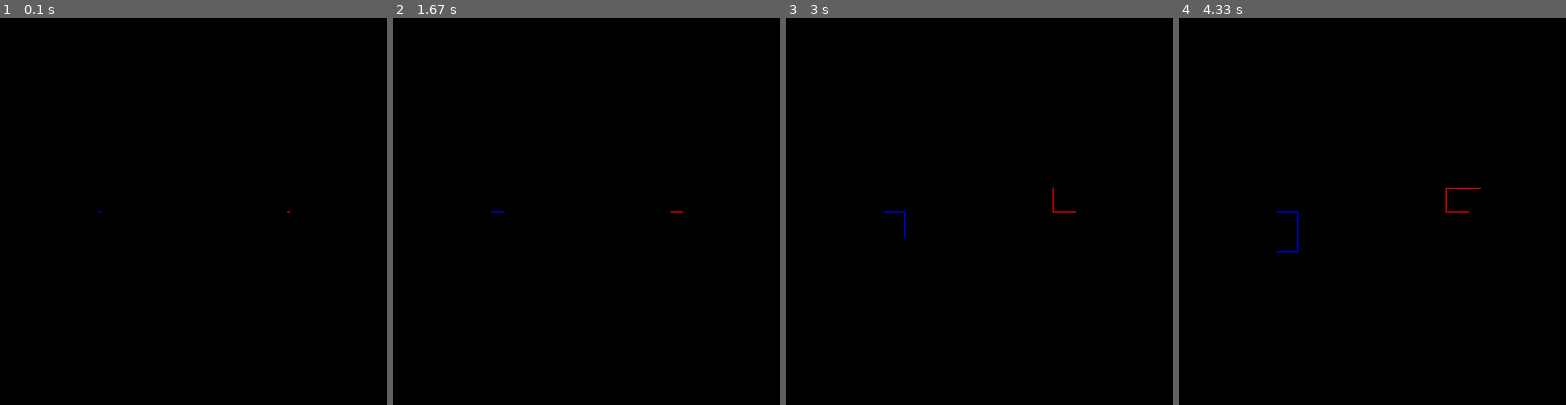
Above: before the commit, frames 1-4 (left to right).
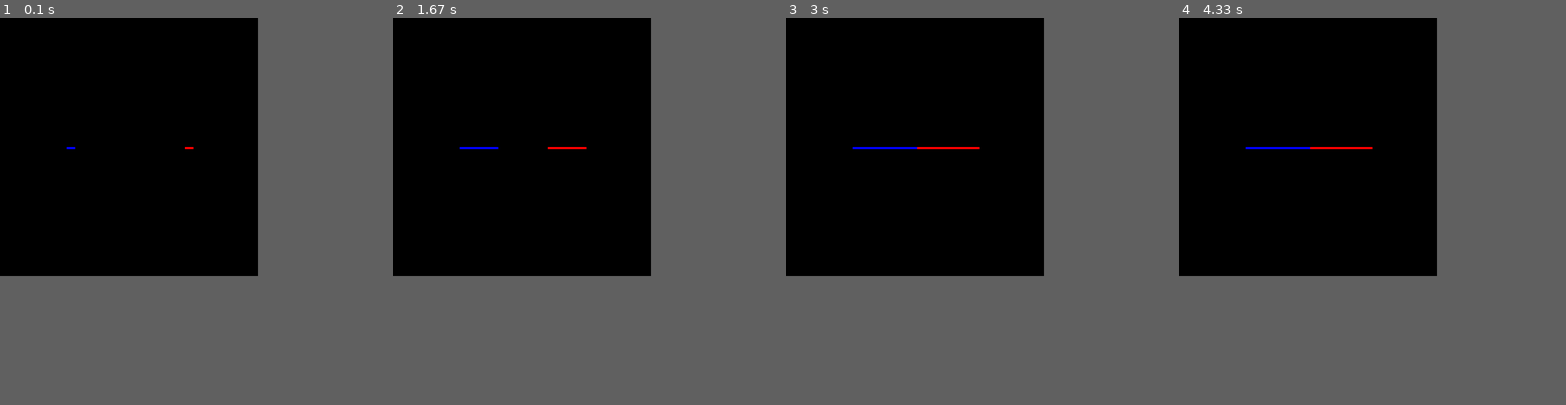
Above: after the commit, the same moments.

Repository: Marko0513/PyGame
Game: pygame game, started from tron.py
The game is run twice, just before and just after one commit, with the same random seed, the same clock (stepped at 60 frames per second) and the same inputs. The source is Python 2; it was converted automatically to run under Python 3.
Inputs:
- Up to frame 1 (0.1 s): no input
- Up to frame 2 (1.67 s): hold W 0.33-0.8 s; hold Right 0.33-0.8 s; tap D at 0.83 s; tap R at 1.17 s
- Up to frame 3 (3 s): hold S 2-2.47 s; hold Up 2-2.47 s
- Up to frame 4 (4.33 s): hold Right 3-3.47 s; tap A at 3.5 s
In our replay, the window is 720x720 before the commit and 480x480 after it. These sizes can differ from the game's own. Grey fills any space a smaller window leaves; there, only what the larger window draws over its background counts as a difference.

The runs differ from the first frame. In frame 1, less than 0.1% of the frame differs, in the area x 17-75%, y 33-51%; in frame 2, 0.1%; in frame 3, 0.2%; in frame 4, 0.3%, in the area x 17-79%, y 33-61%.

Commit message:
Change tron to support faster speeds.

Diff:
--- a/tron.py
+++ b/tron.py
@@ -29,30 +29,44 @@
 pygame.init()
 
 black, red, blue, white = (0, 0, 0), (255, 0, 0), (0, 0, 255), (255, 255, 255)
-up, right, down, left = (0, -2), (2, 0), (0, 2), (-2, 0)
-width, height = size = 720, 720
+tiles, width = 120, 4
+up, right, down, left = -tiles, 1, tiles, -1
 
 clock = pygame.time.Clock()
-screen = pygame.display.set_mode(size)
+screen = pygame.display.set_mode((tiles * width, tiles * width))
 
-class Player:
-    def __init__(self, head, direction, color):
-        self.direction = direction
-        self.body = {}
-        self.head = head
-        self.color = color
-        self.dead = False
-    def move(self):
-        next = self.head.move(self.direction)
-        if next.left < 0: next.left = width - 10
-        if next.left >= width: next.left = 0
-        if next.top < 0: next.top = height - 10
-        if next.top >= height: next.top = 0
-        self.head = next
-        self.body[tuple(self.head)] = self.head
+def restart():
+    global board, player1, player2
+    board = [black] * (tiles * tiles)
+    player1 = dict(direction=left,
+                   position=(tiles * 3 / 4) + (tiles * tiles / 2),
+                   dead=False,
+                   color=red)
+    player2 = dict(direction=right,
+                   position=(tiles / 4) + (tiles * tiles / 2),
+                   dead=False,
+                   color=blue)
+    screen.fill(black)
+    pygame.display.flip()
 
-player1 = Player(pygame.Rect(540, 360, 2, 2), left, red)
-player2 = Player(pygame.Rect(180, 360, 2, 2), right, blue)
+restart()
+
+def move(player):
+    curr = player['position']
+    next = curr + player['direction']
+    if next < 0 or next >= (tiles ** 2):
+        player['dead'] = True
+    elif abs((next % tiles) - (curr % tiles)) > 1:
+        player['dead'] = True
+    elif board[next] != black:
+        player['dead'] = True
+    else:
+        board[next] = player['color']
+    player['position'] = next
+
+def draw_rect(player):
+    left, top = player['position'] % tiles, player['position'] / tiles
+    return (left * width, top * width, width, width)
 
 while True:
     event = pygame.event.poll()
@@ -61,51 +75,38 @@
         pygame.quit()
         sys.exit()
     elif event.type == KEYDOWN:
-        if event.key == K_UP and player1.direction != down:
-            player1.direction = up
-        elif event.key == K_RIGHT and player1.direction != left:
-            player1.direction = right
-        elif event.key == K_DOWN and player1.direction != up:
-            player1.direction = down
-        elif event.key == K_LEFT and player1.direction != right:
-            player1.direction = left
-        elif event.key == K_w and player2.direction != down:
-            player2.direction = up
-        elif event.key == K_d and player2.direction != left:
-            player2.direction = right
-        elif event.key == K_s and player2.direction != up:
-            player2.direction = down
-        elif event.key == K_a and player2.direction != right:
-            player2.direction = left
+        if event.key == K_UP and player1['direction'] != down:
+            player1['direction'] = up
+        elif event.key == K_RIGHT and player1['direction'] != left:
+            player1['direction'] = right
+        elif event.key == K_DOWN and player1['direction'] != up:
+            player1['direction'] = down
+        elif event.key == K_LEFT and player1['direction'] != right:
+            player1['direction'] = left
+        elif event.key == K_w and player2['direction'] != down:
+            player2['direction'] = up
+        elif event.key == K_d and player2['direction'] != left:
+            player2['direction'] = right
+        elif event.key == K_s and player2['direction'] != up:
+            player2['direction'] = down
+        elif event.key == K_a and player2['direction'] != right:
+            player2['direction'] = left
         elif event.key == K_r:
-            player1 = Player(pygame.Rect(540, 360, 2, 2), left, red)
-            player2 = Player(pygame.Rect(180, 360, 2, 2), right, blue)
+            restart()
         elif event.key == K_q:
             pygame.event.post(pygame.event.Event(QUIT))
 
-    if player1.dead or player2.dead:
+    if player1['dead'] or player2['dead']:
         continue
 
-    player1.move()
-    player2.move()
+    move(player1)
+    move(player2)
 
-    if tuple(player1.head) in player2.body:
-        player1.dead = True
-    if tuple(player2.head) in player1.body:
-        player2.dead = True
+    rect1 = draw_rect(player1)
+    rect2 = draw_rect(player2)
 
-    if player1.dead == True or player2.dead == True:
-        screen.fill(white)
-    else:
-        screen.fill(black)
+    pygame.draw.rect(screen, player1['color'], rect1)
+    pygame.draw.rect(screen, player2['color'], rect2)
 
-    pygame.draw.rect(screen, player1.color, player1.head)
-    pygame.draw.rect(screen, player2.color, player2.head)
-
-    for rect in player1.body.itervalues():
-        pygame.draw.rect(screen, player1.color, rect)
-    for rect in player2.body.itervalues():
-        pygame.draw.rect(screen, player2.color, rect)
-
-    pygame.display.flip()
-    clock.tick(24)
+    pygame.display.update((rect1, rect2))
+    clock.tick(36)
